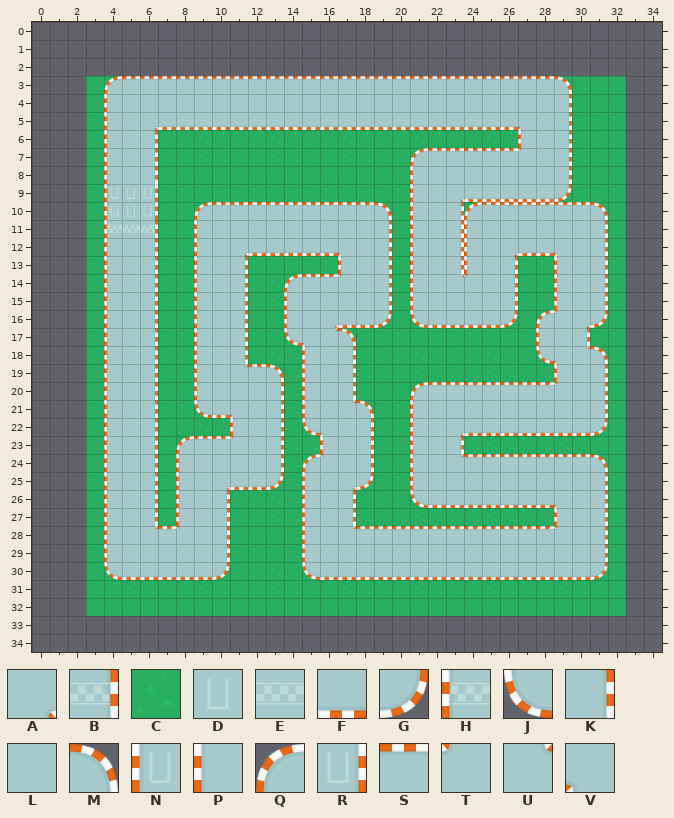
Two states of a Tiled map (JSON), TonnieRaceGame/Resources/Maps/map2.json. Above, as it was before the edit.
Cells are 128x128 px. Shown: x 0..34, y 0..34. The old version is drawn lined up with the new one.
Key: from "spritesheet_tiles": A 19, B 47, C 69, D 77, E 78, F 80, G 81, H 109, J 112, K 143, L 174, M 175, N 201, P 205, Q 206, R 263, S 268, T 358, U 389, V 452.
_ is an empty cell.
Layers that did not change in this view are not listed.
Layer "Tile Layer 1" before, first column x 0:
 0 ___________________________________
 1 ___________________________________
 2 ___________________________________
 3 ___CQSSSSSSSSSSSSSSSSSSSSSSSSMCCC__
 4 ___CPLLLLLLLLLLLLLLLLLLLLLLLLKCCC__
 5 ___CPLAFFFFFFFFFFFFFFFFFFFFVLKCCC__
 6 ___CPLKCCCCCCCCCCCCCCCCCCCCPLKCCC__
 7 ___CPLKCCCCCCCCCCCCCCQSSSSSTLKCCC__
 8 ___CPLKCCCCCCCCCCCCCCPLLLLLLLKCCC__
 9 ___CNDRCCCCCCCCCCCCCCPLAFFFFFGCCC__
10 ___CNDRCCQSSSSSSSSSMCPLKQSSSSSSMC__
11 ___CHEBCCPLLLLLLLLLKCPLKPLLLLLLKC__
12 ___CPLKCCPLAFFFFFVLKCPLKPLAFFVLKC__
13 ___CPLKCCPLKCCCCCPLKCPLKPLKCCPLKC__
14 ___CPLKCCPLKCCQSSTLKCPLUTLKCCPLKC__
15 ___CPLKCCPLKCCPLLLLKCPLLLLKCCPLKC__
16 ___CPLKCCPLKCCPLAFFGCJFFFFGCQTAGC__
17 ___CPLKCCPLKCCJVUMCCCCCCCCCCPLKCC__
18 ___CPLKCCPLKCCCPLKCCCCCCCCCCJVUMC__
19 ___CPLKCCPLUSMCPLKCCCCCCCCCCCPLKC__
20 ___CPLKCCPLLLKCPLKCCCQSSSSSSSTLKC__
21 ___CPLKCCJFVLKCPLUMCCPLLLLLLLLLKC__
22 ___CPLKCCCCPLKCJVLKCCPLAFFFFFFFGC__
23 ___CPLKCQSSTLKCCPLKCCPLKCCCCCCCCC__
24 ___CPLKCPLLLLKCQTLKCCPLUSSSSSSSMC__
25 ___CPLKCPLAFFGCPLAGCCPLLLLLLLLLKC__
26 ___CPLKCPLKCCCCPLKCCCJFFFFFFFVLKC__
27 ___CPLKCPLKCCCCPLKCCCCCCCCCCCPLKC__
28 ___CPLUSTLKCCCCPLUSSSSSSSSSSSTLKC__
29 ___CPLLLLLKCCCCPLLLLLLLLLLLLLLLKC__
30 ___CJFFFFFGCCCCJFFFFFFFFFFFFFFFGC__
31 ___CCCCCCCCCCCCCCCCCCCCCCCCCCCCCC__
32 ___CCCCCCCCCCCCCCCCCCCCCCCCCCCCCC__
33 ___________________________________
34 ___________________________________
New version:
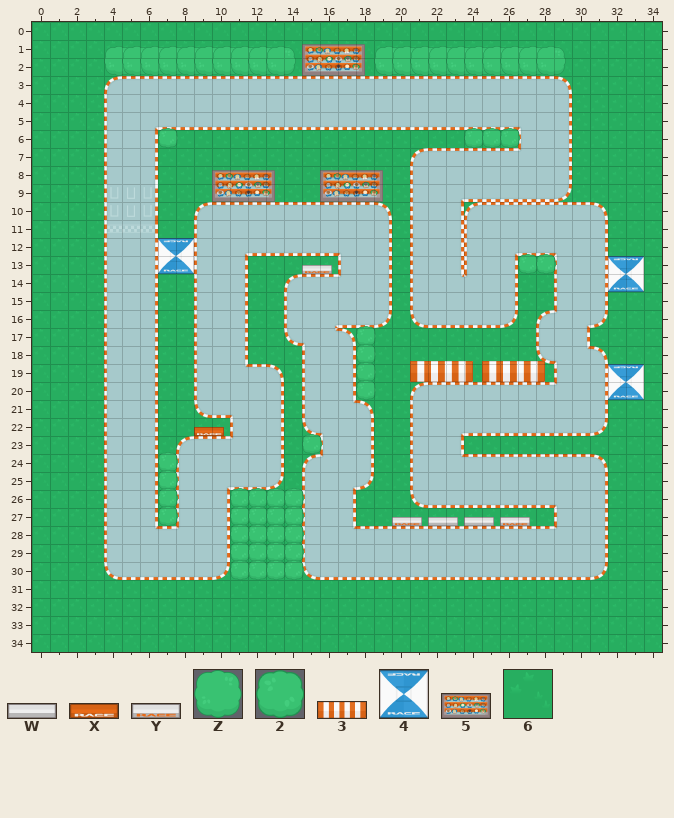
Further tiles: from "Objecten": W 0 "billboard1", X 1 "billboard2", Y 2 "billboard3", Z 4 "boomgroot", 2 5 "boomklein", 3 6 "marktkraam", 4 22 "tent1", 5 26 "tribune"; from "spritesheet_tiles": 6 286.
Tiles of an added or newly shown layer are drawn over the layers below it.
The exact change:
Changed rows in their new state; . is an unchanged cell.
map size 30x30 -> 35x35 cells (old content now starts at 3,3; both pictures use the new coordinates)
Layer "Tile Layer 1":
first column x 0:
 0 66666666666666666666666666666666666
 1 66666666666666666666666666666666666
 2 66666666666666666666666666666666666
 3 666..............................66
 4 666..............................66
 5 666..............................66
 6 666..............................66
 7 666..............................66
 8 666..............................66
 9 666..............................66
10 666..............................66
11 666..............................66
12 666..............................66
13 666..............................66
14 666..............................66
15 666..............................66
16 666..............................66
17 666..............................66
18 666..............................66
19 666..............................66
20 666..............................66
21 666..............................66
22 666..............................66
23 666..............................66
24 666..............................66
25 666..............................66
26 666..............................66
27 666..............................66
28 666..............................66
29 666..............................66
30 666..............................66
31 666..............................66
32 666..............................66
33 66666666666666666666666666666666666
34 66666666666666666666666666666666666
Layer "Tile Layer 3" (added):
first column x 4:
 2 ZZZZZZZZZZ.5...ZZZZZZZZZZ
first column x 7:
 6 2................222
 9 ...5.....5..........
first column x 7:
13 4.......Y...........22....
14 .........................4
17 ...........2..............
18 ...........2..............
19 ...........2..3...3.......
20 ...........2.............4
22 ..X.......................
23 ........2.................
24 2.........................
25 2.........................
26 2...2222..................
27 2...2222.....Y.W.W.Y......
28 ....2222..................
29 ....2222..................
30 ....2222..................
Pixel boxes of the changes (left, top, right, bottom) in both pictures:
added: (32, 22, 662, 652)
